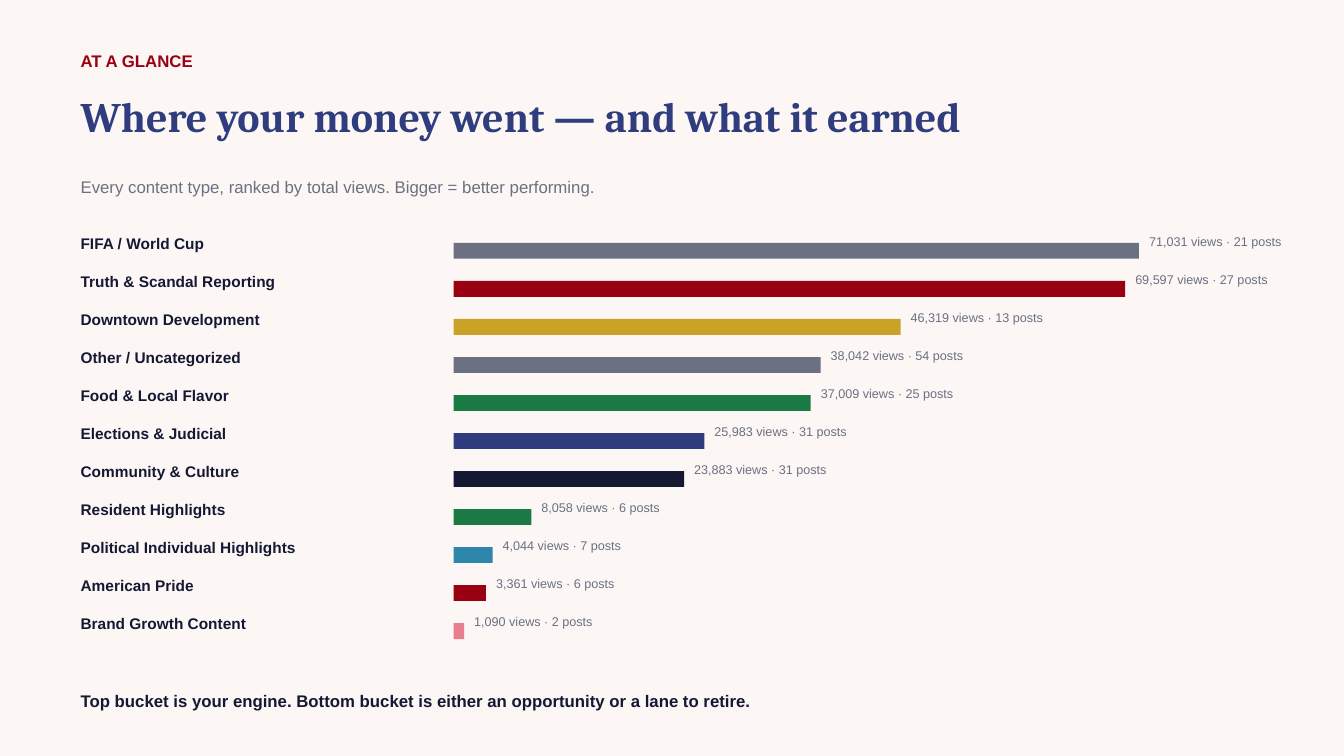
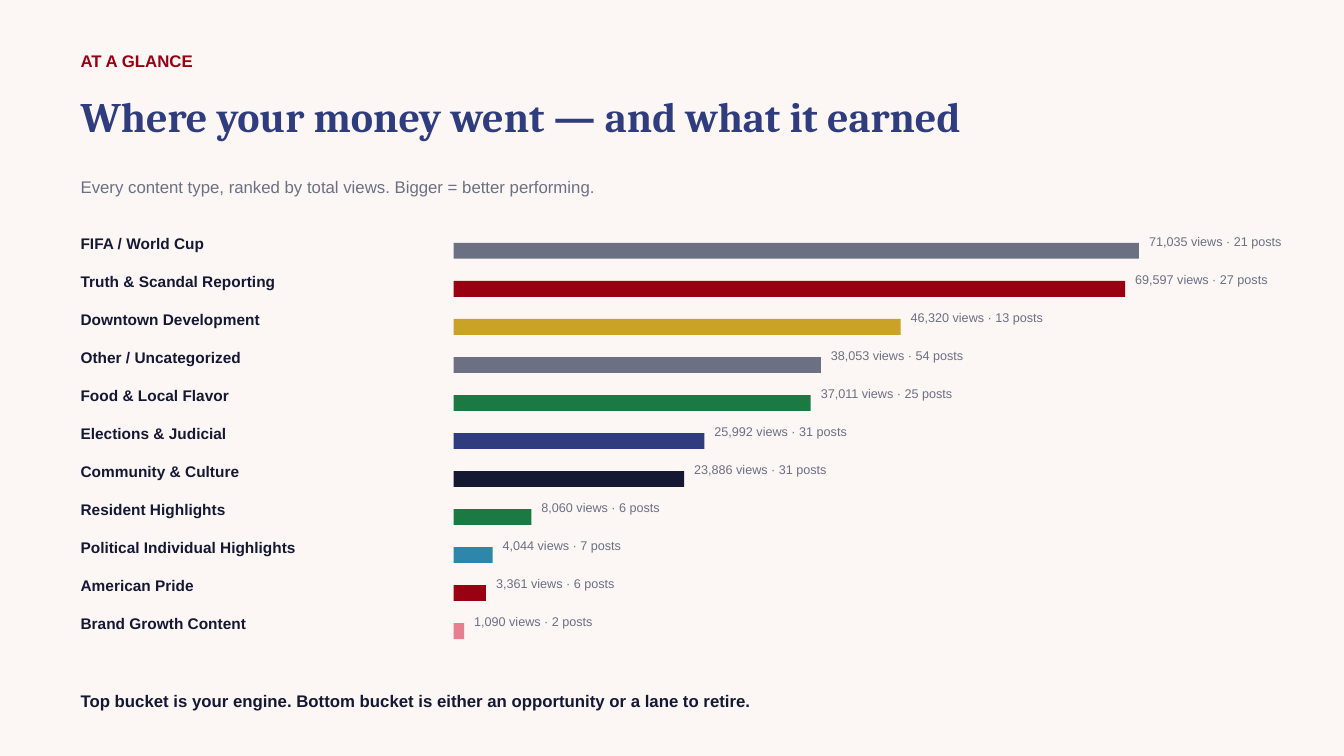
Before and after one commit to zvmmer/talking-downey-kpis, a slide deck: slide 2 of SPONSOR_CONTENT_REPORT.pptx. Drawn at 1344x756 pixels with LibreOffice and Linux fonts; fonts in the diff are those of the drawing. Boxes give left, top, right and bottom in pixels: in the first picture for what was removed or moved away, otherwise in the second. Text is boxed around its words. In the diff, an @@ line names an element or a change of style, - is before the commit and + after.

```diff
--- a/SPONSOR_CONTENT_REPORT.pptx
+++ b/SPONSOR_CONTENT_REPORT.pptx
@@ text at bbox=[1149, 237, 1281, 249]: text changed @@
-71,031 views · 21 posts
+71,035 views · 21 posts
@@ text at bbox=[911, 313, 1043, 325]: text changed @@
-46,319 views · 13 posts
+46,320 views · 13 posts
@@ text at bbox=[831, 351, 963, 363]: text changed @@
-38,042 views · 54 posts
+38,053 views · 54 posts
@@ text at bbox=[821, 389, 952, 401]: text changed @@
-37,009 views · 25 posts
+37,011 views · 25 posts
@@ text at bbox=[714, 427, 847, 439]: text changed @@
-25,983 views · 31 posts
+25,992 views · 31 posts
@@ text at bbox=[694, 465, 826, 477]: text changed @@
-23,883 views · 31 posts
+23,886 views · 31 posts
@@ text at bbox=[541, 503, 660, 515]: text changed @@
-8,058 views · 6 posts
+8,060 views · 6 posts
```
Also in this commit, not shown: 8 other slides changed, 6 other files.
